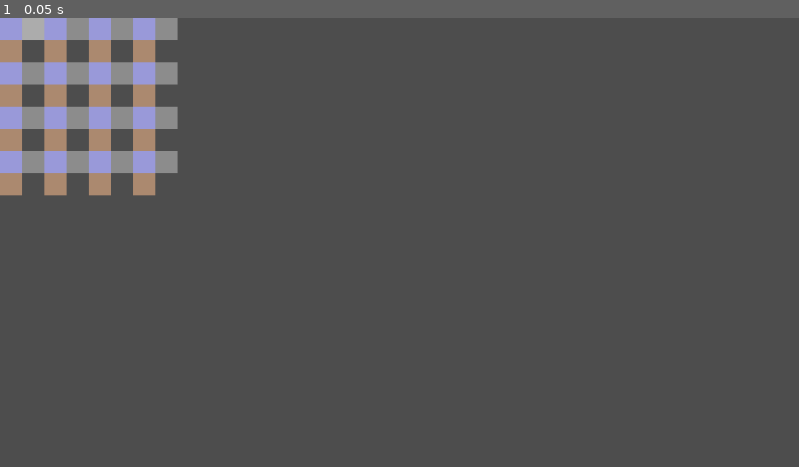
Above: before the commit, frame 1.
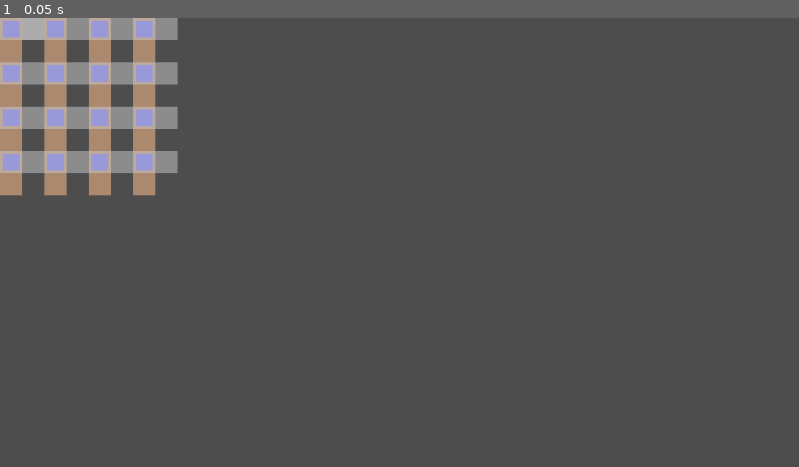
Above: after the commit, the same moment.

Repository: picasso250/gridworld
Game: Godot game, scene res://tube_test.tscn
Two runs of this game, one before a commit and one after it. Both use one fixed random seed, a clock stepped at 60 frames per second and the inputs below.
Inputs:
- Up to frame 1 (0.05 s): no input

The runs differ from the first frame. In frame 1, 1.0% of the frame differs, in the area x 0-20%, y 0-35%.

Commit message:
参数化颜色

Diff:
--- a/tube.gd
+++ b/tube.gd
@@ -3,26 +3,30 @@
 @export var x = 0
 @export var y = 0
 @export var cell_width = 64 # 格子宽度
-@export var pipe_width = 32 # 水管宽度
-@export var pipe_thickness = 4 # 水管厚度
+@export var pipe_width = 32 # 水管直径
+@export var pipe_thickness = 4 # 水管壁厚度
 @export var is_horizontal = true # 是否为水平管道
 @export var debug = false # 是否开启调试模式
 
+# 参数化颜色
+@export var pipe_color = Color(0.545, 0.271, 0.075, 1) # 管壁颜色 (土黄色)
+@export var water_color = Color(0, 0, 1, 1) # 水的颜色 (蓝色)
+
 func _draw():
-	var water_size = pipe_width
+	var water_size = pipe_width-pipe_thickness*2
 	if is_horizontal:
-		# 设置绘制土黄色的水平管壁
-		draw_rect(Rect2(Vector2(0, 0), Vector2(cell_width, pipe_width)), Color(0.545, 0.271, 0.075, 1))
-		# 设置绘制蓝色的水平水
-		draw_rect(Rect2(Vector2(0, 0), Vector2(water_size, water_size)), Color(0, 0, 1, 1))
+		# 绘制水平管壁
+		draw_rect(Rect2(Vector2(0, 0), Vector2(cell_width, pipe_width)), pipe_color)
+
 	else:
-		# 设置绘制土黄色的竖直管壁
-		draw_rect(Rect2(Vector2(0, 0), Vector2(pipe_width, cell_width)), Color(0.545, 0.271, 0.075, 1))
-		# 设置绘制蓝色的竖直水
-		draw_rect(Rect2(Vector2(0, 0), Vector2(water_size, water_size)), Color(0, 0, 1, 1))
+		# 绘制竖直管壁
+		draw_rect(Rect2(Vector2(0, 0), Vector2(pipe_width, cell_width)), pipe_color)
+
+	# 绘制水
+	draw_rect(Rect2(Vector2(pipe_thickness, pipe_thickness), Vector2(water_size, water_size)), water_color)
 
 	if debug:
-		# 设置绘制调试十字
+		# 绘制调试十字
 		var cross_color = Color(0.8, 0.8, 0.8, 0.5) # 淡灰色
 		# 水平线
 		draw_rect(Rect2(Vector2(0, 0), Vector2(cell_width, pipe_width)), cross_color)
